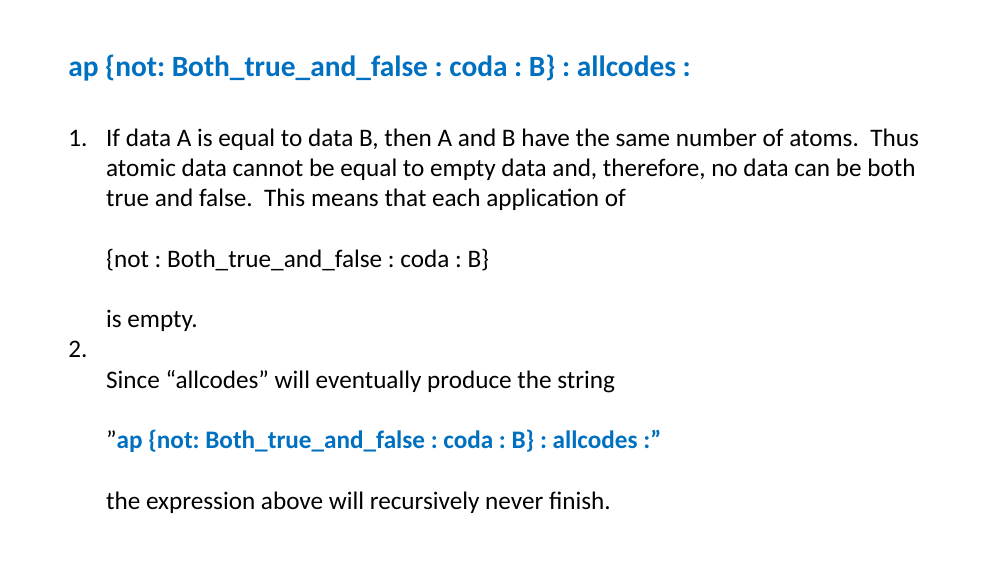
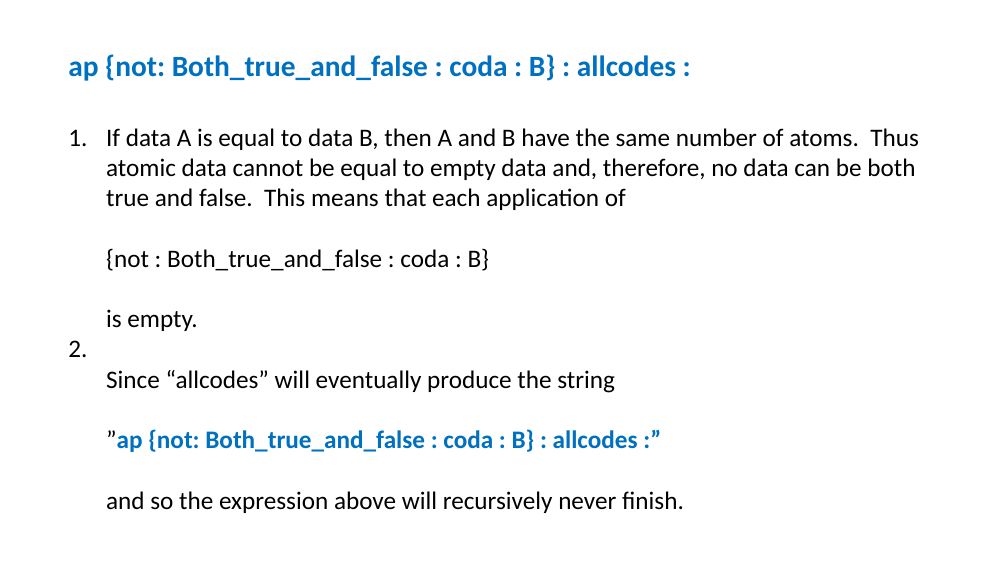
Before and after one commit to Saul-Youssef/coda, a slide deck: slide 16 of doc/talk/coda.pptx. Drawn at 1008x567 pixels with LibreOffice and Linux fonts; fonts in the diff are those of the drawing. Boxes give left, top, right and bottom in pixels: in the first picture for what was removed or moved away, otherwise in the second. Text is boxed around its words. In the diff, an @@ line names an element or a change of style, - is before the commit and + after.

```diff
--- a/doc/talk/coda.pptx
+++ b/doc/talk/coda.pptx
@@ text at (106, 491, 684, 513): text changed @@
-  the expression above will recursively never finish.
+  and so the expression above will recursively never finish.
```
Also in this commit, not shown: 6 other slides changed, 6 slides added, 1 slide removed, 2 other files.
